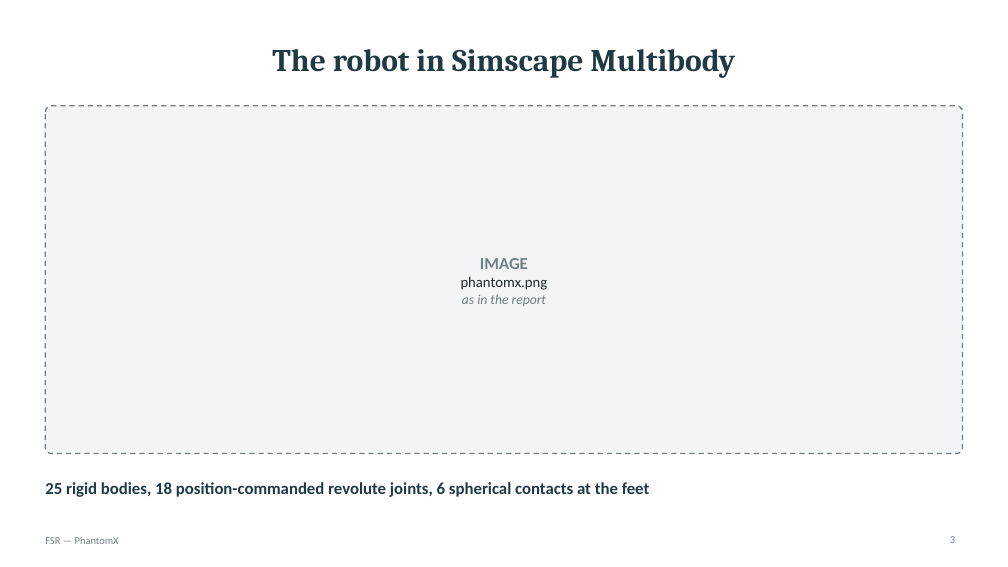
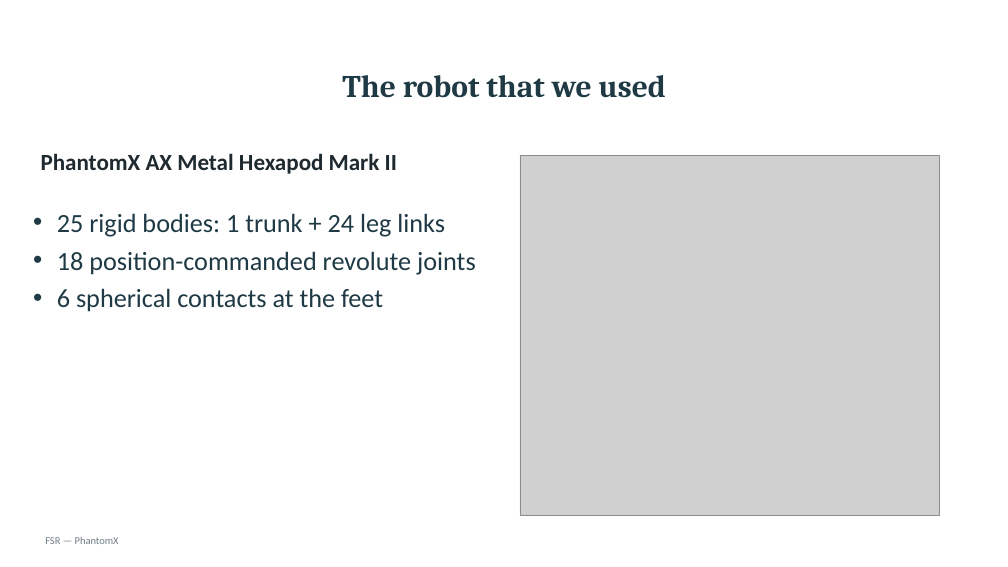
Before and after one commit to eroscribello/FSR, a slide deck: slide 2 of presentazione/FSR_phantomx_presentation.pptx (slide 3 before the commit). Drawn at 1008x567 pixels with LibreOffice and Linux fonts; fonts in the diff are those of the drawing; grey boxes stand for pictures. Boxes give left, top, right and bottom in pixels: in the first picture for what was removed or moved away, otherwise in the second. Text is boxed around its words. In the diff, an @@ line names an element or a change of style, - is before the commit and + after.

```diff
--- a/presentazione/FSR_phantomx_presentation.pptx
+++ b/presentazione/FSR_phantomx_presentation.pptx
@@ title at bbox=[342, 75, 666, 98]: text changed @@
-The robot in Simscape Multibody
+The robot that we used
@@ rounded rectangle removed at bbox=[45, 106, 963, 454] @@
@@ text added at bbox=[41, 153, 397, 174], 22 pt, text #1F2A30, bold @@
+PhantomX AX Metal Hexapod Mark II
@@ picture added at bbox=[520, 156, 939, 516] @@
@@ text "25 rigid bodies: 1 trunk ..." at bbox=[57, 213, 476, 312]: vertical alignment middle to top @@
@@ text at bbox=[57, 213, 476, 312]: text changed; size 16 to 25 pt; bold off @@
-25 rigid bodies, 18 position-commanded revolute joints, 6 spherical contacts at the feet
+• 25 rigid bodies: 1 trunk + 24 leg links
+• 18 position-commanded revolute joints
+• 6 spherical contacts at the feet
@@ text removed at bbox=[461, 258, 548, 306] @@
-IMAGE
-phantomx.png
-as in the report
@@ page number removed at bbox=[950, 536, 955, 543] @@
-3
```
Also in this commit, not shown: 24 other slides changed, 4 slides added, 2 slides removed, 3 other files.
